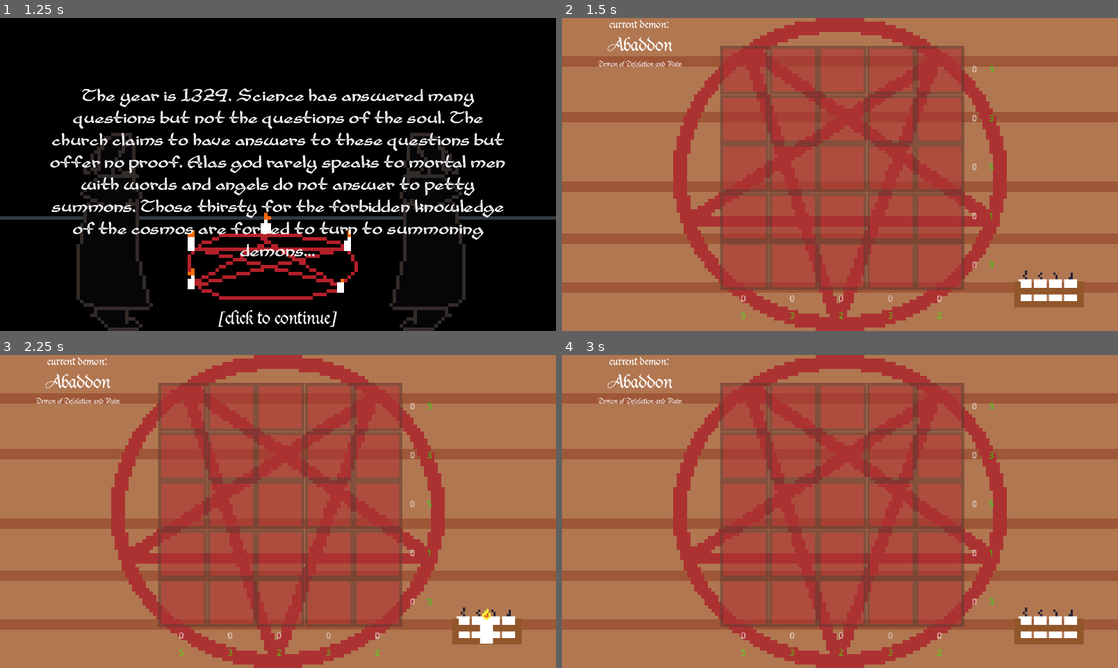
Above: before the commit, frames 1-4 (two rows, left to right).
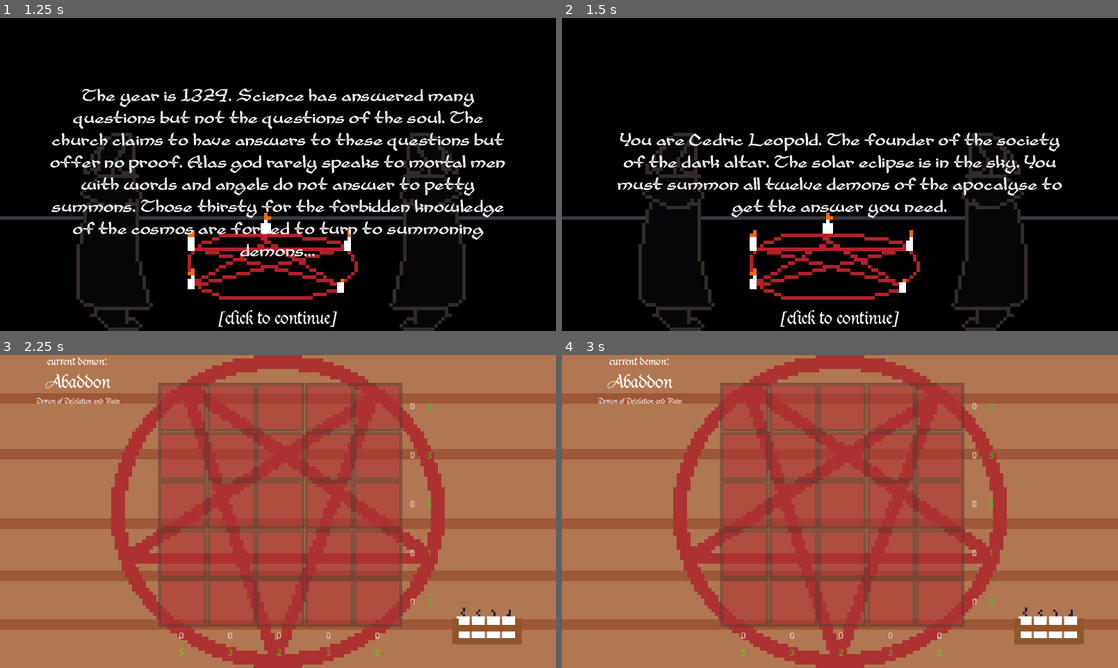
Above: after the commit, the same moments.

Repository: adrientremblay/ld55
Game: Godot game, scene res://scenes/title_screen.tscn
Two runs of this game, one before a commit and one after it. Both use one fixed random seed, a clock stepped at 60 frames per second and the inputs below.
Inputs (mouse positions are in pixels of both pictures, inside the frame that each line leads up to):
- Up to frame 1 (1.25 s): tap Enter at 0.5 s; move the mouse to (400, 158) at 0.52 s; press the mouse at (400, 158) at 0.53 s
- Up to frame 2 (1.5 s): tap Enter at 1.25 s; move the mouse to (728, 190) at 1.27 s; release the mouse at (728, 190) at 1.28 s; click (728, 190) at 1.35 s
- Up to frame 3 (2.25 s): tap Enter at 2 s; move the mouse to (489, 627) at 2.02 s; press the mouse at (489, 627) at 2.03 s
- Up to frame 4 (3 s): tap Space at 2.75 s; move the mouse to (1045, 627) at 2.77 s; release the mouse at (1045, 627) at 2.78 s; click (1045, 627) at 2.85 s

Frame 1 is identical in both runs. In frame 2, 100% of the frame differs, in the area x 0-100%, y 0-100%; in frame 3, 0.2%; in frame 4, nothing differs.

Commit message:
wrote slide three

Diff:
--- a/scenes/title_screen.gd
+++ b/scenes/title_screen.gd
@@ -6,6 +6,7 @@
 func _ready() -> void:
 	$Slide1.visible = true
 	$Slide2.visible = false
+	$Slide3.visible = false
 
 # Called every frame. 'delta' is the elapsed time since the previous frame.
 func _process(delta: float) -> void:
@@ -15,5 +16,8 @@
 				$Slide1.visible = false
 				$Slide2.visible = true
 			2:
+				$Slide2.visible = false
+				$Slide3.visible = true
+			3:
 				get_tree().change_scene_to_file("res://scenes/main.tscn")
 		slide+=1
--- a/scenes/title_screen.tscn
+++ b/scenes/title_screen.tscn
@@ -44,6 +44,7 @@
 horizontal_alignment = 1
 
 [node name="Slide1" type="MarginContainer" parent="."]
+visible = false
 layout_mode = 1
 anchors_preset = 15
 anchor_right = 1.0
@@ -58,6 +59,7 @@
 horizontal_alignment = 1
 
 [node name="Slide2" type="MarginContainer" parent="."]
+visible = false
 layout_mode = 1
 anchors_preset = 15
 anchor_right = 1.0
@@ -76,3 +78,23 @@
 horizontal_alignment = 1
 vertical_alignment = 1
 autowrap_mode = 2
+
+[node name="Slide3" type="MarginContainer" parent="."]
+layout_mode = 1
+anchors_preset = 15
+anchor_right = 1.0
+anchor_bottom = 1.0
+grow_horizontal = 2
+grow_vertical = 2
+theme_override_constants/margin_left = 100
+theme_override_constants/margin_top = 100
+theme_override_constants/margin_right = 100
+theme_override_constants/margin_bottom = 100
+
+[node name="Label" type="Label" parent="Slide3"]
+layout_mode = 2
+text = "You are Cedric Leopold. The founder of the society of the dark altar. The solar eclipse is in the sky. You must summon all twelve demons of the apocalyse to get the answer you need."
+label_settings = SubResource("LabelSettings_0k0s3")
+horizontal_alignment = 1
+vertical_alignment = 1
+autowrap_mode = 2
